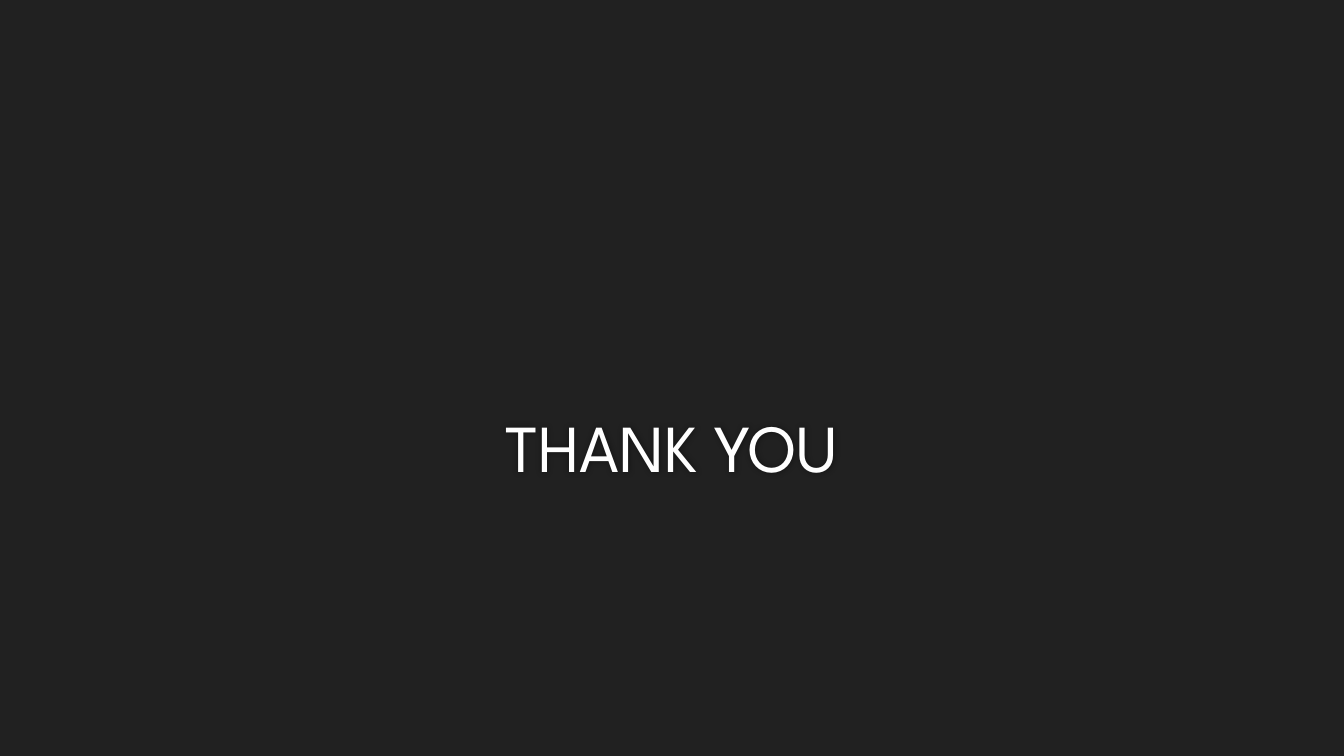
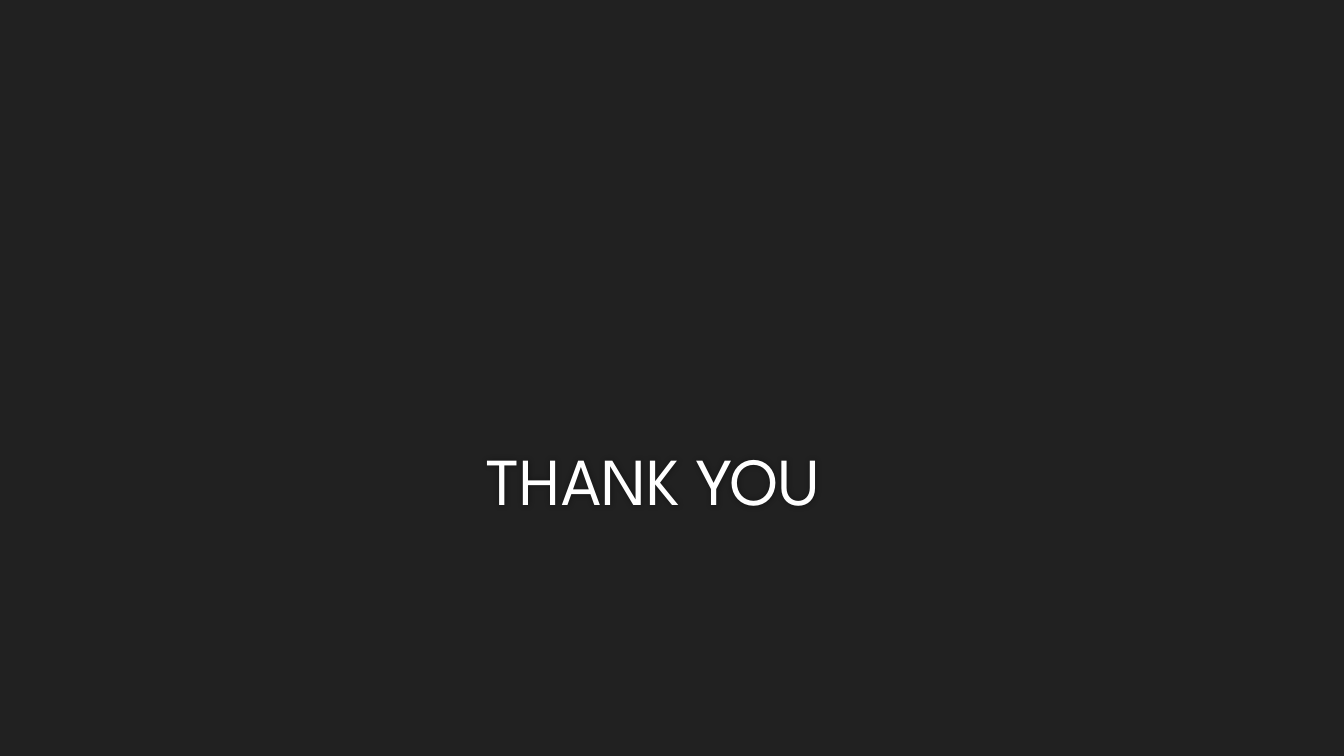
Before and after one commit to Pranshu258/SmartLookup, a slide deck: slide 11 of Documents/Smart LookUP.pptx (slide 10 before the commit). Drawn at 1344x756 pixels with LibreOffice and Linux fonts; fonts in the diff are those of the drawing; background and template pictures are left out. Boxes give left, top, right and bottom in pixels: in the first picture for what was removed or moved away, otherwise in the second. Text is boxed around its words. In the diff, an @@ line names an element or a change of style, - is before the commit and + after.

```diff
--- a/Documents/Smart LookUP.pptx
+++ b/Documents/Smart LookUP.pptx
@@ text "THANK YOU": place and size @@
-text "THANK YOU" at (505, 427, 839, 473)
+text "THANK YOU" at (487, 460, 821, 506)
```
Also in this commit, not shown: 1 other slide changed, 1 slide added, 4 other files.
